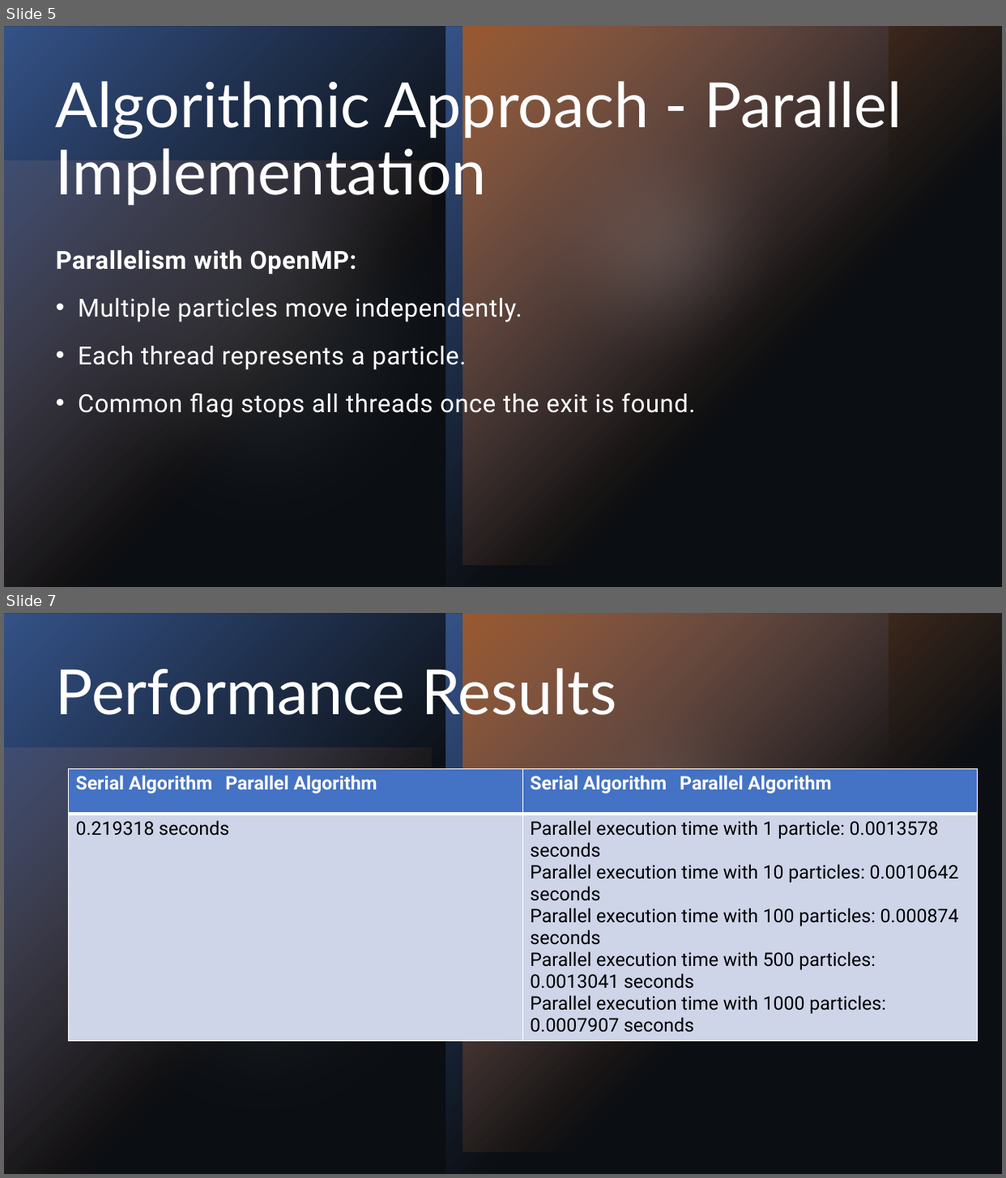
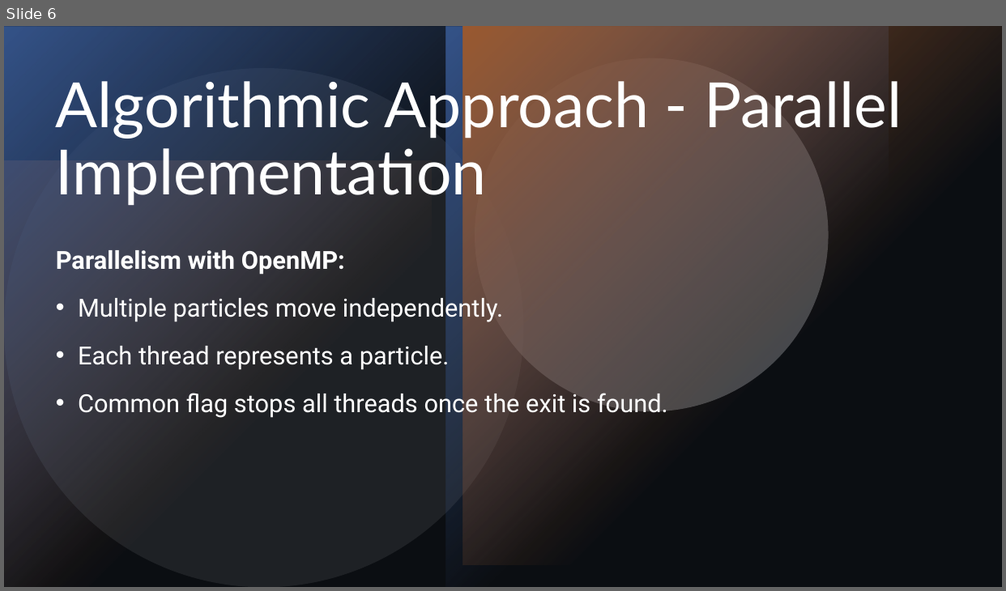
Before and after one commit to R-Marconi01/Maze-Solver, a slide deck: Maze Solver.pptx. Shown one above the other, each under a label of ours: slides 5 and 7 before the commit, slide 6 after it; the slides between them are not shown. The pictures are 1006x1178 and 1006x591 pixels, drawn with LibreOffice and Linux fonts; fonts in the diff are those of the drawing. Boxes give left, top, right and bottom in pixels: in the first picture for what was removed or moved away, otherwise in the second. Text is boxed around its words. In the diff, an @@ line names an element or a change of style, - is before the commit and + after.

```diff
--- a/Maze Solver.pptx
+++ b/Maze Solver.pptx
@@ slide 7 removed at (4,613,1002,1174), background #000000; not listed: 7 template elements that a slide beside it also shows @@
@@ title removed at (56,661,617,726) @@
-Performance Results
@@ table removed at (68,769,978,1046), 2 rows, 2 columns @@
-Serial Algorithm Parallel Algorithm | Serial Algorithm Parallel Algorithm
-0.219318 seconds | Parallel execution time with 1 particle: 0.0013578 seconds / Parallel execution time with 10 particles: 0.0010642 seconds / Parallel execution time with 100 particles: 0.000874 seconds / Parallel execution time with 500 particles: 0.0013041 seconds / Parallel execution time with 1000 particles: 0.0007907 seconds
@@ what was slide 5 is now slide 6 @@
@@ slide 6 changed as well @@
@@ mirrored; rotation 180 to 0 degrees in 3 elements at (4,26,446,587), (446,26,889,587), (463,26,1002,565) @@
@@ mirrored; rotation 0 to 180 degrees in 3 elements at (475,58,829,412), (4,68,523,587), (4,160,432,587) @@
@@ text "Parallelism with OpenMP:" at (56,250,668,419): letter spacing 0.5 to 0 pt; less space between paragraphs @@
```
Also in this commit, not shown: 3 other slides changed, 4 slides added, 3 other slides removed.
